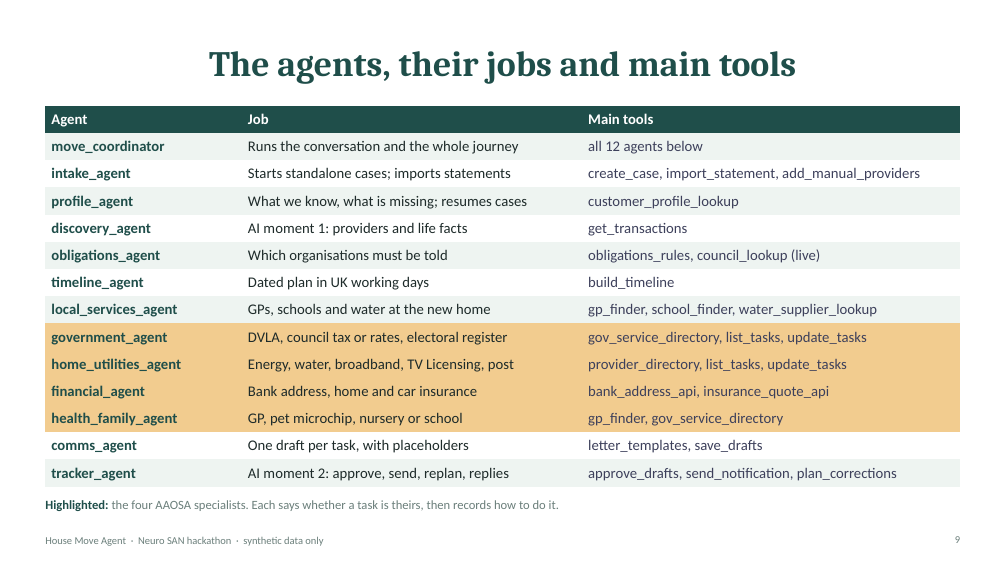
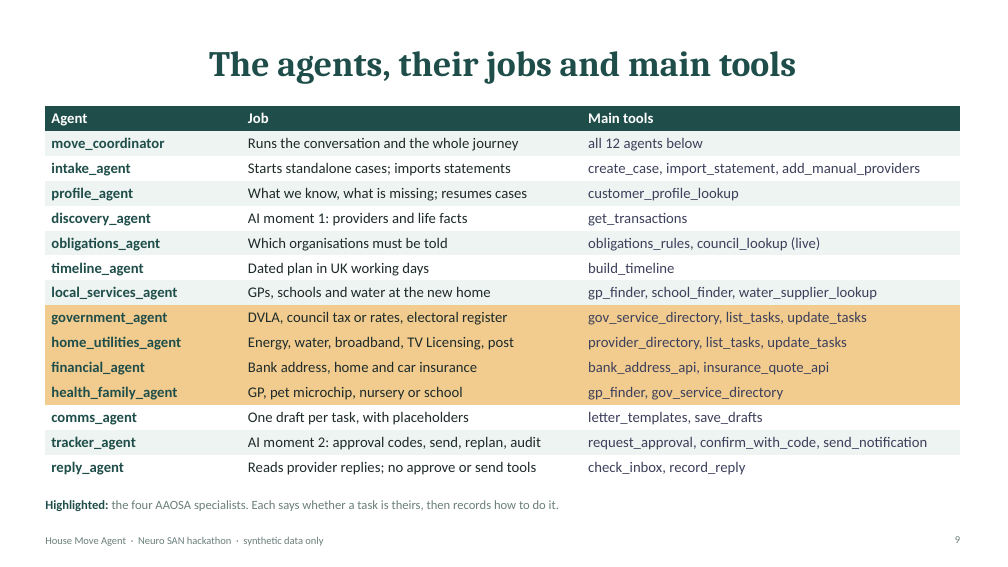
Before and after one commit to varadarajp/neuro-san-house-move, a slide deck: slide 9 of House_Move_Agent.pptx. Drawn at 1008x567 pixels with LibreOffice and Linux fonts; fonts in the diff are those of the drawing. Boxes give left, top, right and bottom in pixels: in the first picture for what was removed or moved away, otherwise in the second. Text is boxed around its words. In the diff, an @@ line names an element or a change of style, - is before the commit and + after.

```diff
--- a/House_Move_Agent.pptx
+++ b/House_Move_Agent.pptx
@@ table at [45, 106, 960, 479] @@
-row 14: tracker_agent | AI moment 2: approve, send, replan, replies | approve_drafts, send_notification, plan_corrections
+row 14: tracker_agent | AI moment 2: approval codes, send, replan, audit | request_approval, confirm_with_code, send_notification
+row 15: reply_agent | Reads provider replies; no approve or send tools | check_inbox, record_reply
```
Also in this commit, not shown: 3 other slides changed, 5 other files.
